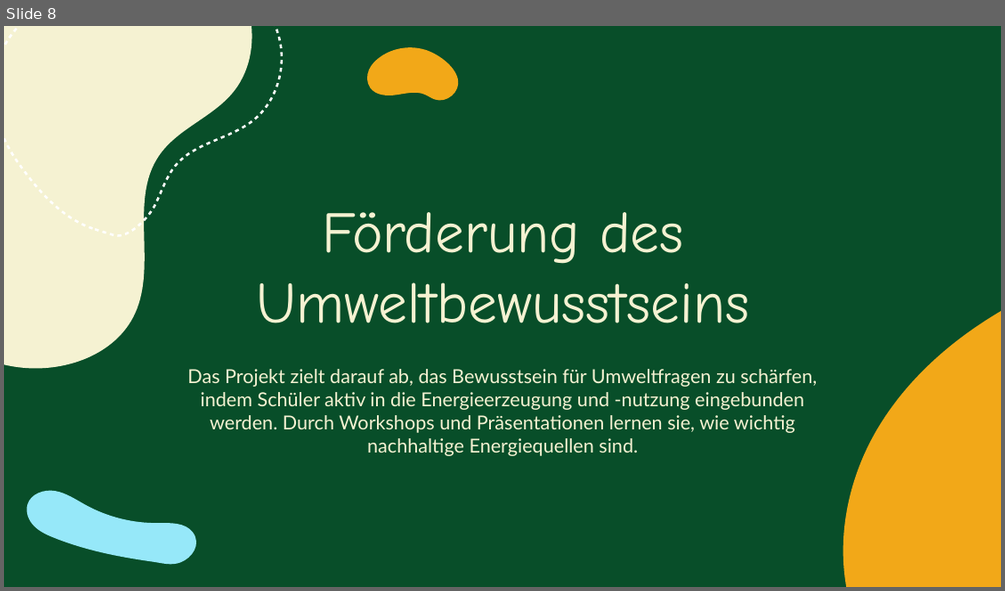
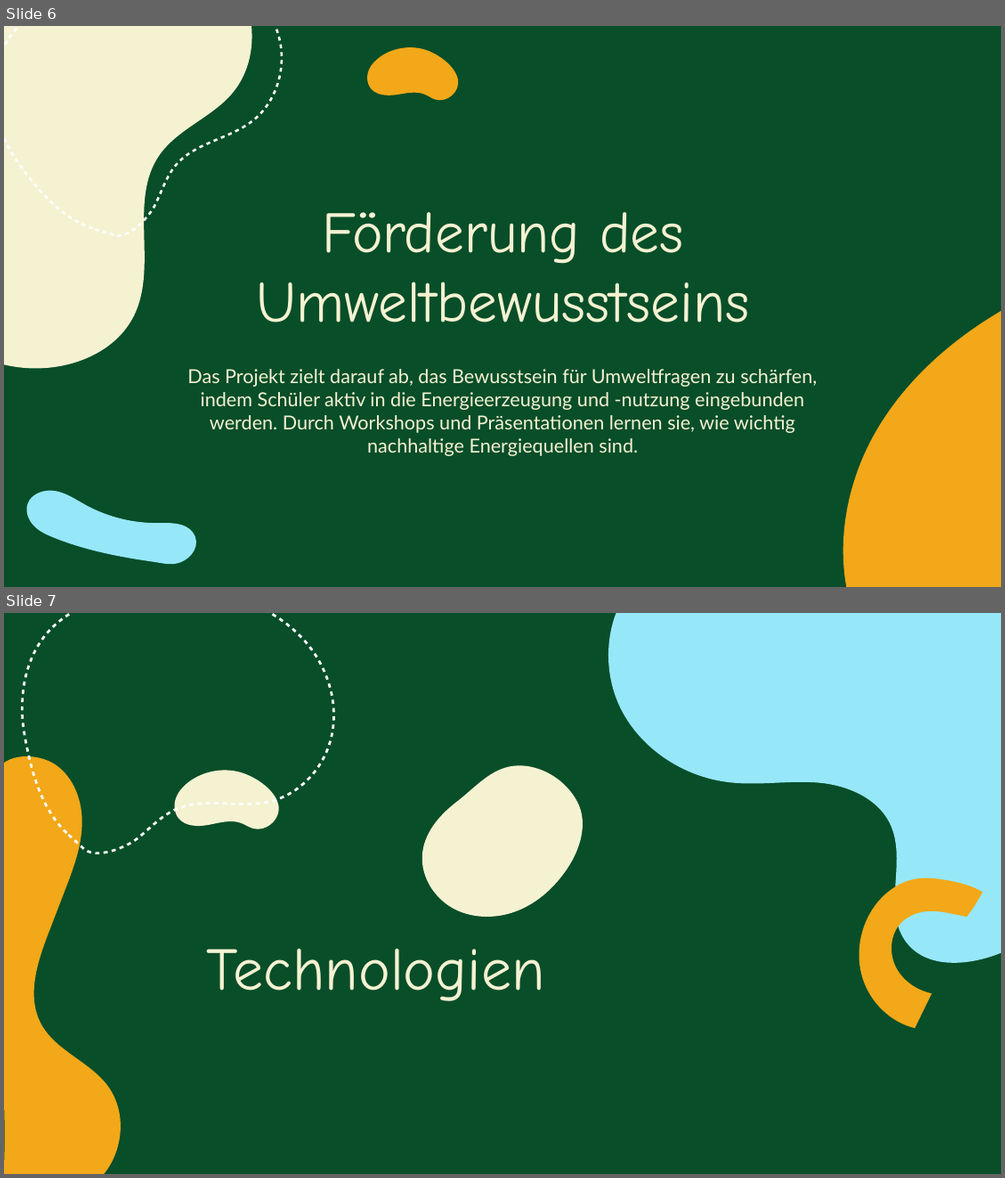
Before and after one commit to BjelakDenis/2324-4bhif-syp-project-iot-dashboard, a slide deck: LeoEnergy.pptx. Shown one above the other, each under a label of ours: slide 8 before the commit, slides 6 and 7 after it. The pictures are 1005x591 and 1005x1178 pixels, drawn with LibreOffice and Linux fonts; fonts in the diff are those of the drawing. Boxes give left, top, right and bottom in pixels: in the first picture for what was removed or moved away, otherwise in the second. Text is boxed around its words. In the diff, an @@ line names an element or a change of style, - is before the commit and + after.

```diff
--- a/LeoEnergy.pptx
+++ b/LeoEnergy.pptx
@@ slide 7 added at (4,613,1001,1174), background #084E29 @@
@@ freeform shape added at (4,613,355,892), fill #FFFFFF @@
@@ freeform shape added at (580,613,1001,1038), fill #96E8F9 @@
@@ freeform shape added at (165,746,287,867), fill #F5F2D2 @@
@@ freeform shape added at (4,756,121,1174), fill #F2A818 @@
@@ freeform shape added at (421,765,582,916), fill #F5F2D2 @@
@@ freeform shape added at (852,873,993,1031), fill #F2A818 @@
@@ title added at (207,949,545,1001), 43.6 pt, text #F5F2D2 @@
+Technologien
@@ what was slide 8 is now slide 6 @@
```
Also in this commit, not shown: 6 other slides changed, 1 other slide added, 4 slides removed, 1 other file.
